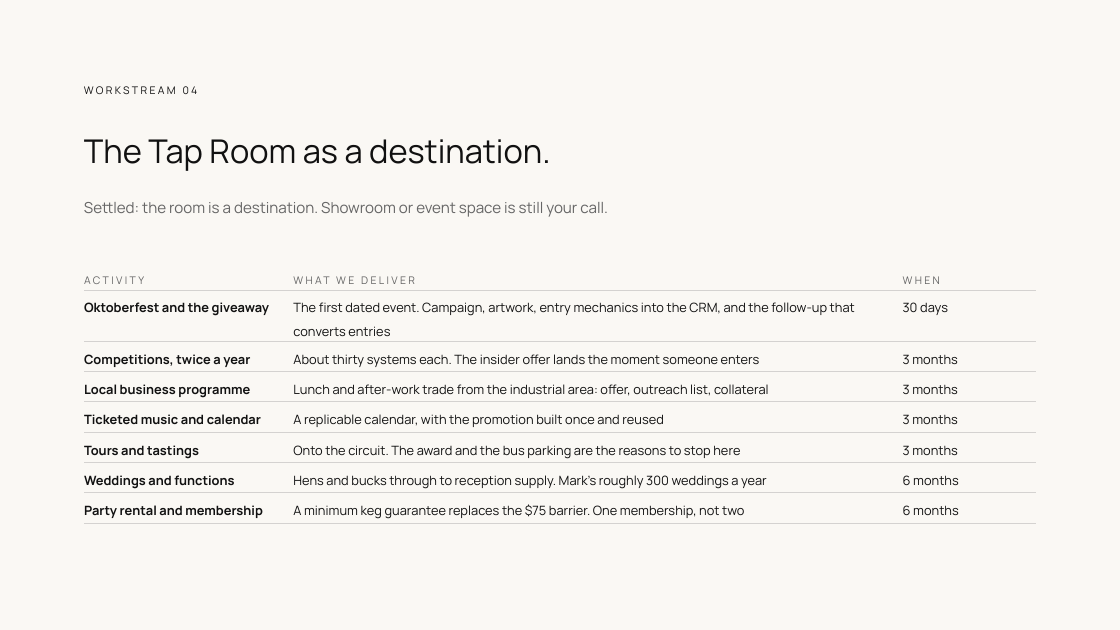
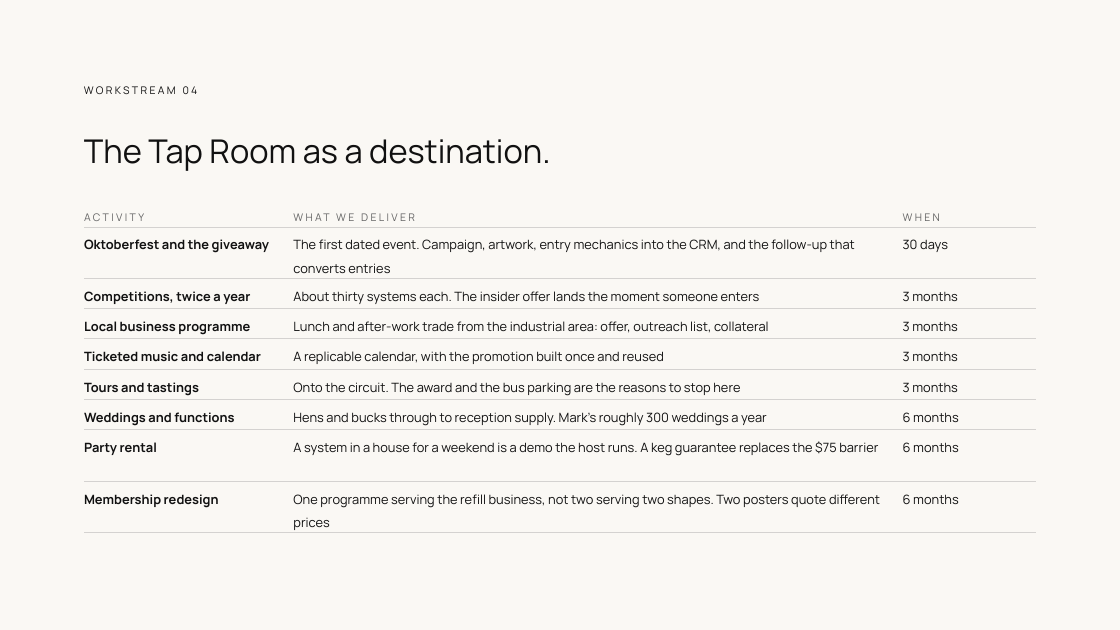
Before and after one commit to clentjewell/tapthatbrewery, a slide deck: slide 16 of 00 Admin/04 Commercial + SOW/JP_TapThat_ProposalDeck_v03.pptx. Drawn at 1120x630 pixels with LibreOffice and Linux fonts; fonts in the diff are those of the drawing. Boxes give left, top, right and bottom in pixels: in the first picture for what was removed or moved away, otherwise in the second. Text is boxed around its words. In the diff, an @@ line names an element or a change of style, - is before the commit and + after.

```diff
--- a/00 Admin/04 Commercial + SOW/JP_TapThat_ProposalDeck_v03.pptx
+++ b/00 Admin/04 Commercial + SOW/JP_TapThat_ProposalDeck_v03.pptx
@@ table at (84, 202, 1036, 534) @@
-row 8: Party rental and membership | A minimum keg guarantee replaces the $75 barrier. One membership, not two | 6 months
+row 8: Party rental | A system in a house for a weekend is a demo the host runs. A keg guarantee replaces the $75 barrier | 6 months
+row 9: Membership redesign | One programme serving the refill business, not two serving two shapes. Two posters quote different prices | 6 months
@@ table: place and size @@
-table at (84, 265, 1036, 523)
+table at (84, 202, 1036, 534)
@@ text removed at (84, 202, 608, 217) @@
-Settled: the room is a destination. Showroom or event space is still your call.
```
Also in this commit, not shown: 2 other slides changed, 12 other files.
